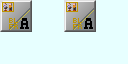
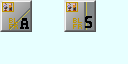
Layers edited between the first and the second 128×64 image:
hid "Fence #1" over <box>74,20,82,29</box>
renamed "貼り付けられたレイヤー #6" to "Type_Single", painted on it over <box>84,16,93,29</box>
painted on "Icons #1" over <box>73,2,94,30</box>
